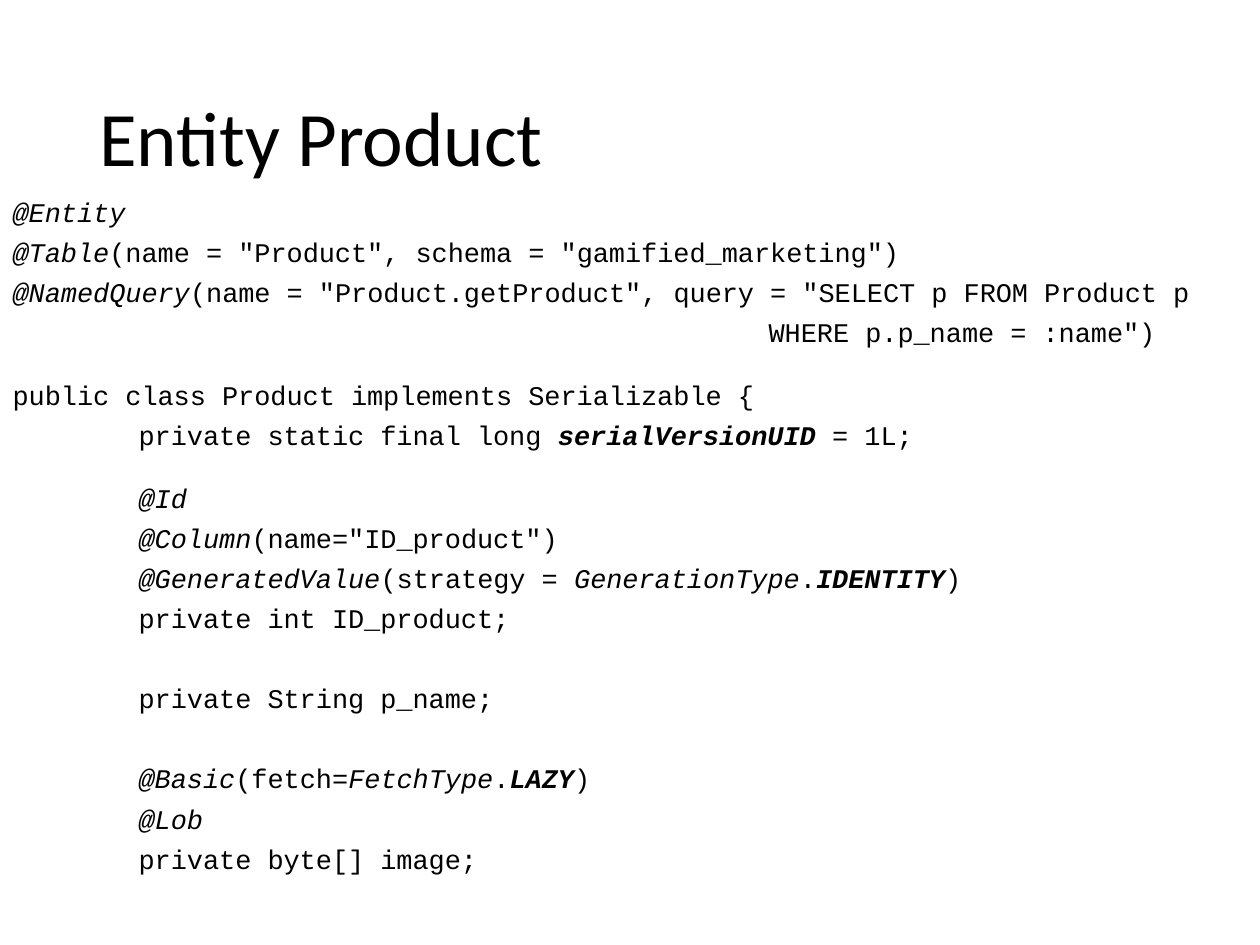
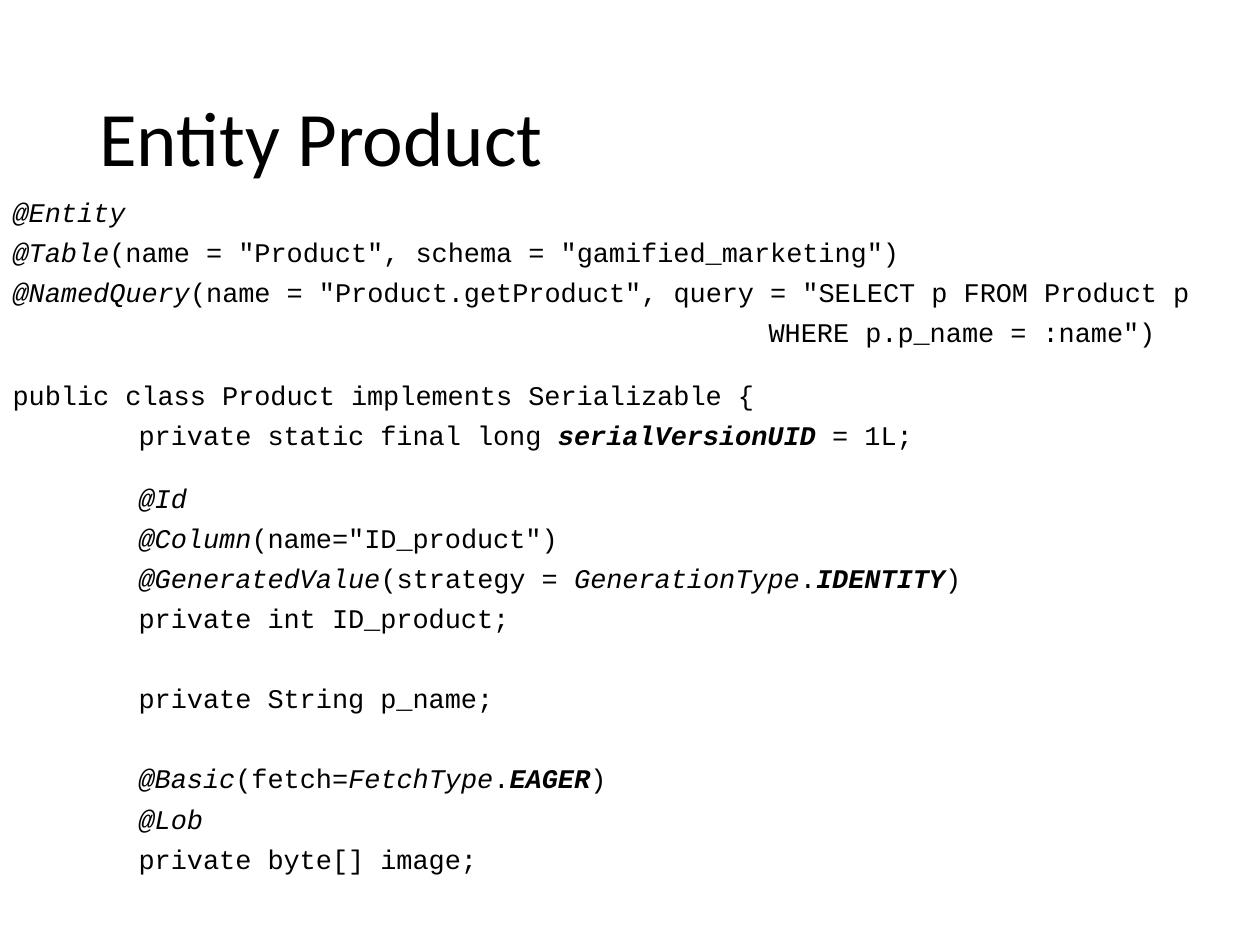
Before and after one commit to MatteoMakovec/GamifiedMarketingApplication, a slide deck: slide 26 of gamified_marketing_application.pptx. Drawn at 1260x945 pixels with LibreOffice and Linux fonts; fonts in the diff are those of the drawing. Boxes give left, top, right and bottom in pixels: in the first picture for what was removed or moved away, otherwise in the second. Text is boxed around its words. In the diff, an @@ line names an element or a change of style, - is before the commit and + after.

```diff
--- a/gamified_marketing_application.pptx
+++ b/gamified_marketing_application.pptx
@@ text at bbox=[139, 770, 607, 794]: text changed @@
-@Basic(fetch=FetchType.LAZY)
+@Basic(fetch=FetchType.EAGER)
```
Also in this commit, not shown: 1 other slide changed.
